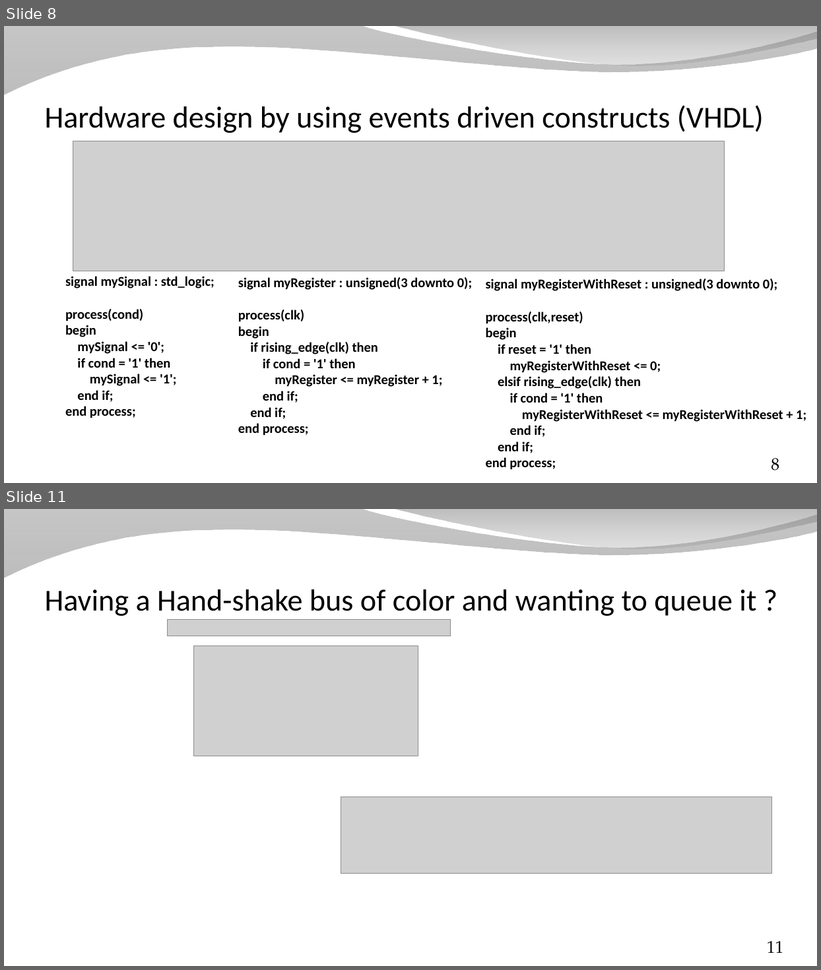
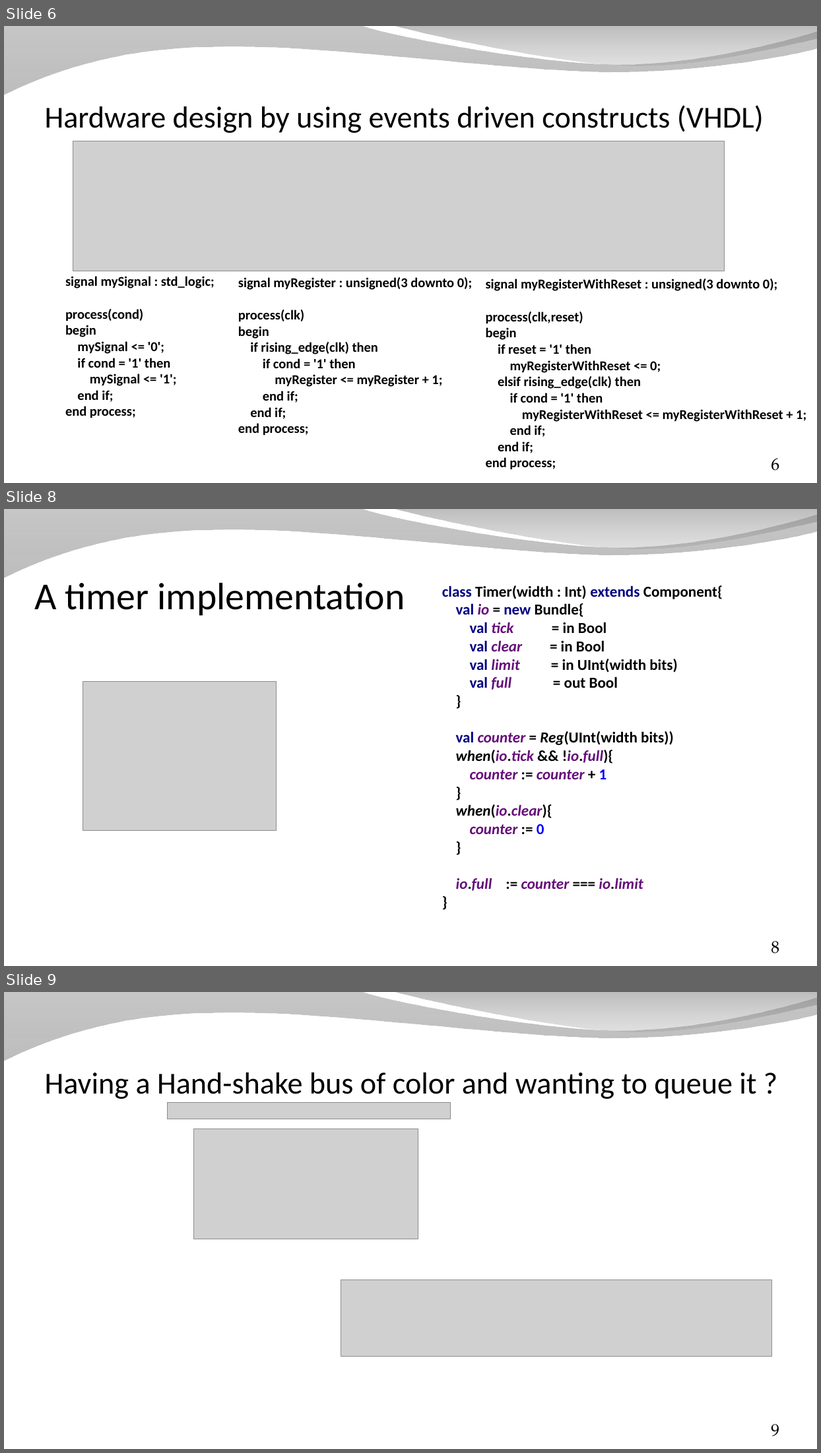
Before and after one commit to SpinalHDL/SpinalDoc, a slide deck: presentation/en/presentation_move_forward_short.odp. Shown one above the other, each under a label of ours: slides 8 and 11 before the commit, slides 6, 8 and 9 after it; the slides between them are not shown. The pictures are 821x970 and 821x1453 pixels, drawn with LibreOffice and Linux fonts; fonts in the diff are those of the drawing; grey boxes stand for pictures; background and template pictures are left out. Boxes give left, top, right and bottom in pixels: in the first picture for what was removed or moved away, otherwise in the second. Text is boxed around its words. In the diff, an @@ line names an element or a change of style, - is before the commit and + after.

```diff
--- a/presentation/en/presentation_move_forward_short.odp
+++ b/presentation/en/presentation_move_forward_short.odp
@@ slide 8 added at (4,509,817,966), background picture (left out); not listed: 2 template elements that a slide beside it also shows @@
@@ title added at (34,583,405,616), 45 pt, text #000000 @@
+A timer implementation
@@ text added at (442,586,723,891), 18 pt, text #000000, bold @@
+class Timer(width : Int) extends Component{
+val io = new Bundle{
+val tick = in Bool
+val clear = in Bool
+val limit = in UInt(width bits)
+val full = out Bool
+}
+val counter = Reg(UInt(width bits))
+when(io.tick && !io.full){
+counter := counter + 1
+}
+when(io.clear){
+counter := 0
+}
+io.full := counter === io.limit
+}
@@ picture added at (83,681,276,830) @@
@@ page number added at (771,941,780,954), 20 pt, text #000000 @@
+8
@@ what was slide 8 is now slide 6 @@
@@ page number at (771,458,780,471): text changed @@
-8
+6
@@ what was slide 11 is now slide 9 @@
@@ page number at (771,1424,780,1437): text changed @@
-11
+9
```
Also in this commit, not shown: 7 slides changed, 1 other slide added, 1 slide removed, 1 other file.
